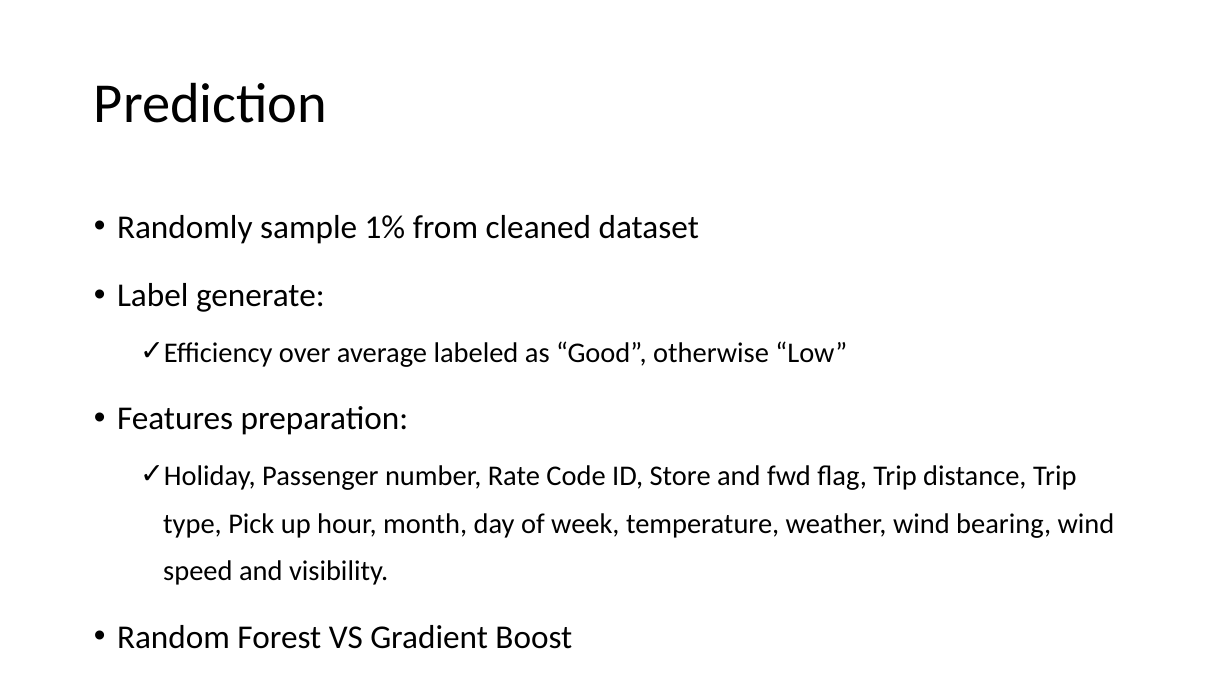
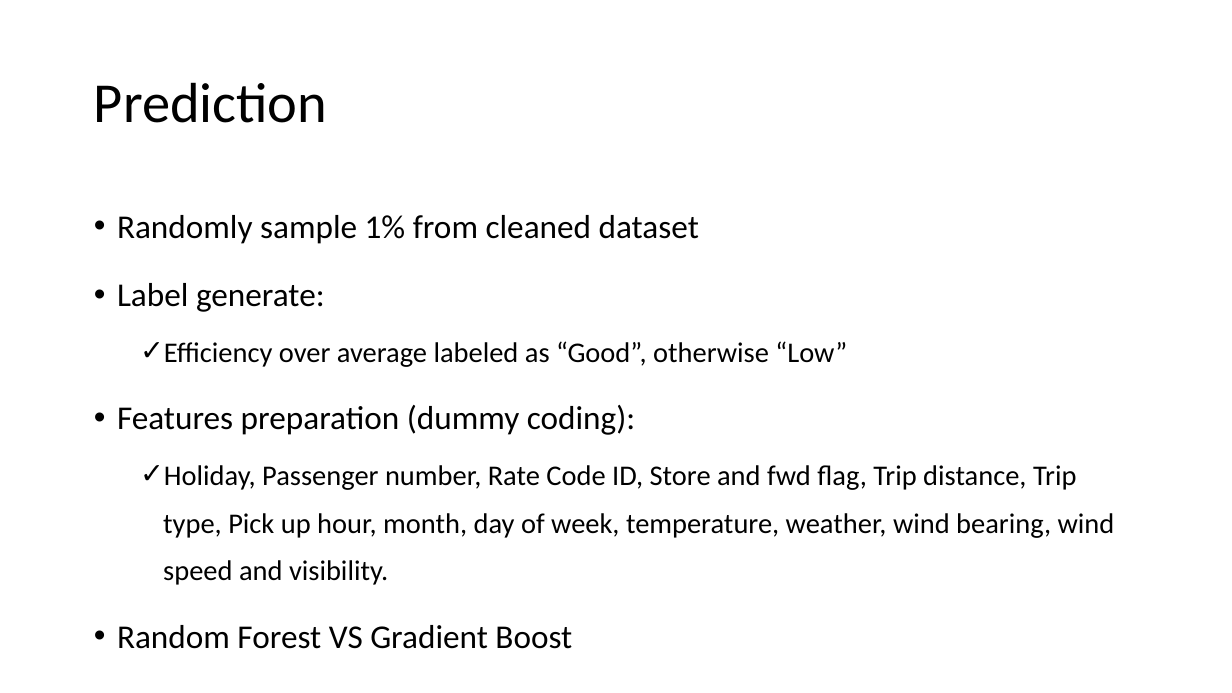
Before and after one commit to MiyainNYC/PySpark-Data-Challenge, a slide deck: slide 23 of DataChallengeAssessment.pptx (slide 24 before the commit). Drawn at 1232x693 pixels with LibreOffice and Linux fonts; fonts in the diff are those of the drawing. Boxes give left, top, right and bottom in pixels: in the first picture for what was removed or moved away, otherwise in the second. Text is boxed around its words. In the diff, an @@ line names an element or a change of style, - is before the commit and + after.

```diff
--- a/DataChallengeAssessment.pptx
+++ b/DataChallengeAssessment.pptx
@@ text at [117,405,635,435]: text changed @@
-• Features preparation:
+• Features preparation (dummy coding):
```
Also in this commit, not shown: 12 other slides changed, 3 slides added, 4 slides removed.
